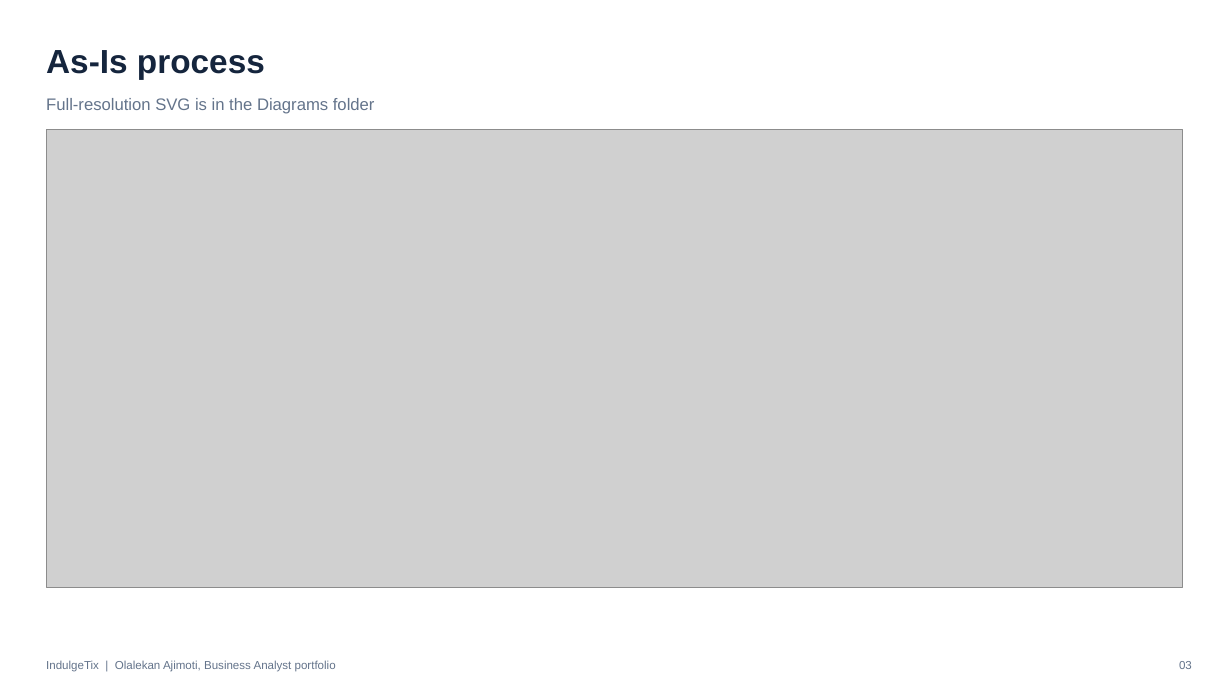
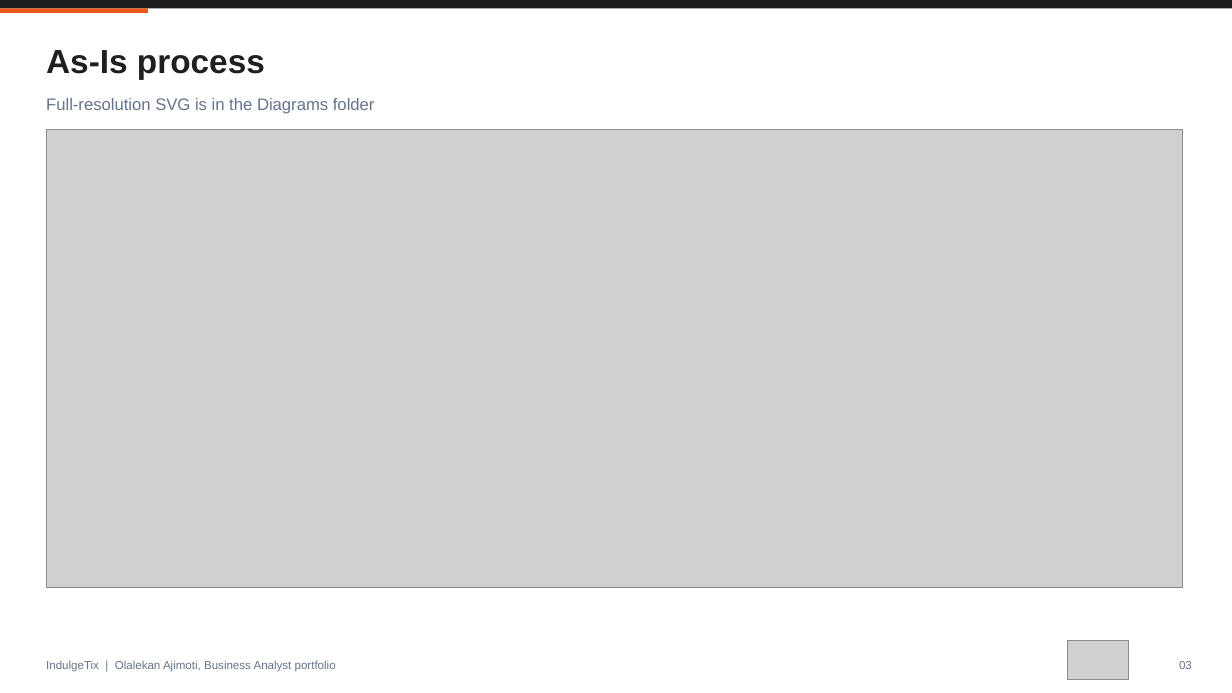
Before and after one commit to olalekanajimoti/business-analyst-portfolio, a slide deck: slide 3 of 02-product-case-studies/indulgetix-ticketing-platform/Deck/Executive_Deck.pptx. Drawn at 1232x693 pixels with LibreOffice and Linux fonts; fonts in the diff are those of the drawing; grey boxes stand for pictures. Boxes give left, top, right and bottom in pixels: in the first picture for what was removed or moved away, otherwise in the second. Text is boxed around its words. In the diff, an @@ line names an element or a change of style, - is before the commit and + after.

```diff
--- a/02-product-case-studies/indulgetix-ticketing-platform/Deck/Executive_Deck.pptx
+++ b/02-product-case-studies/indulgetix-ticketing-platform/Deck/Executive_Deck.pptx
@@ rectangle added at (0, 0, 1232, 8), fill #201F20 @@
@@ rectangle added at (0, 8, 148, 13), fill #F0561A @@
@@ text "As-Is process" at (46, 50, 265, 79): text colour #15253D to #201F20 @@
@@ picture added at (1067, 640, 1128, 679) @@
```
Also in this commit, not shown: 7 other slides changed, 1 other file.
